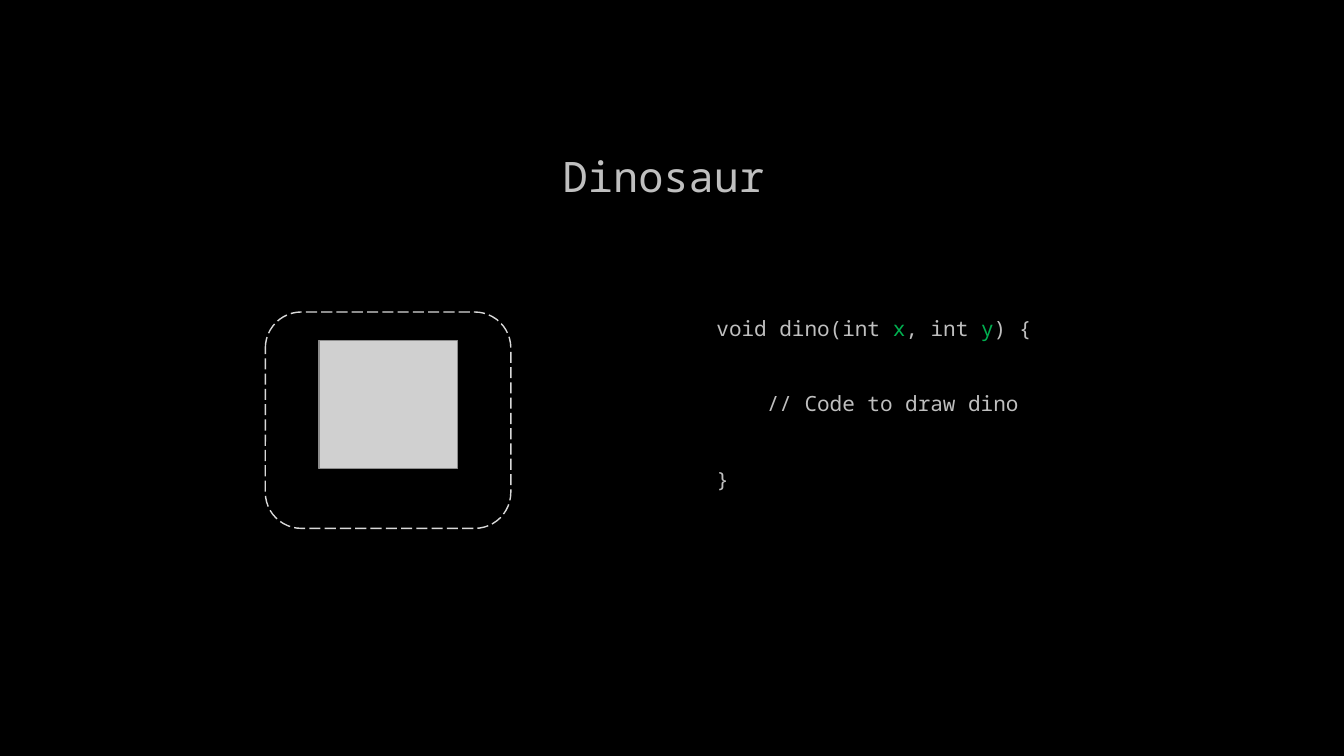
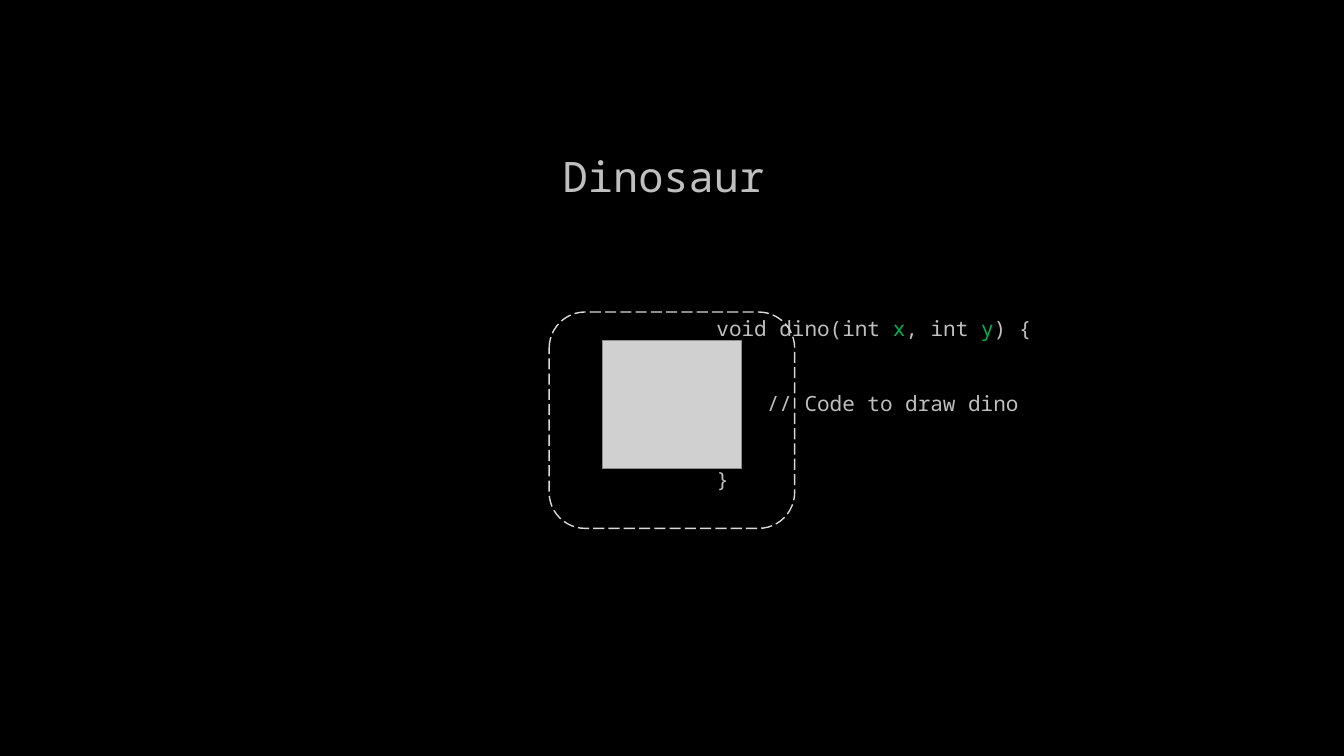
Before and after one commit to 257helloWorld/DinoGame, a slide deck: slide 3 of DInoGame.pptx. Drawn at 1344x756 pixels with LibreOffice and Linux fonts; fonts in the diff are those of the drawing; grey boxes stand for pictures. Boxes give left, top, right and bottom in pixels: in the first picture for what was removed or moved away, otherwise in the second. Text is boxed around its words. In the diff, an @@ line names an element or a change of style, - is before the commit and + after.

```diff
--- a/DInoGame.pptx
+++ b/DInoGame.pptx
@@ rounded rectangle: place and size @@
-rounded rectangle at (265, 313, 511, 529)
+rounded rectangle at (549, 313, 796, 529)
@@ picture: place and size @@
-picture at (319, 340, 457, 469)
+picture at (603, 340, 741, 469)
```
Also in this commit, not shown: 2 other slides changed.
